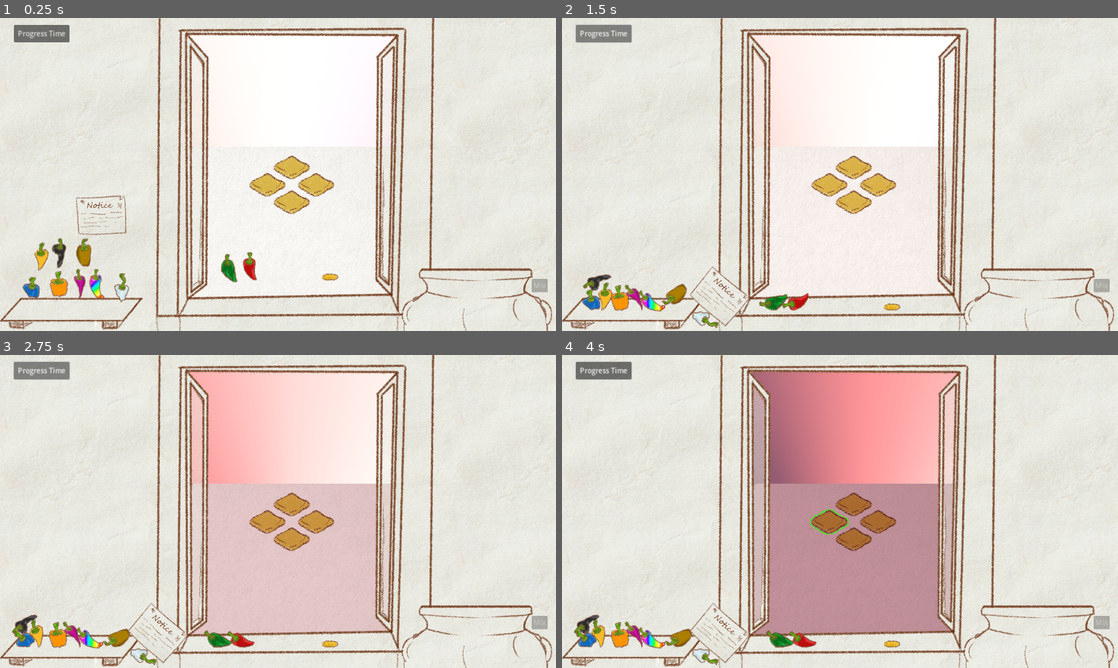
Above: before the commit, frames 1-4 (two rows, left to right).
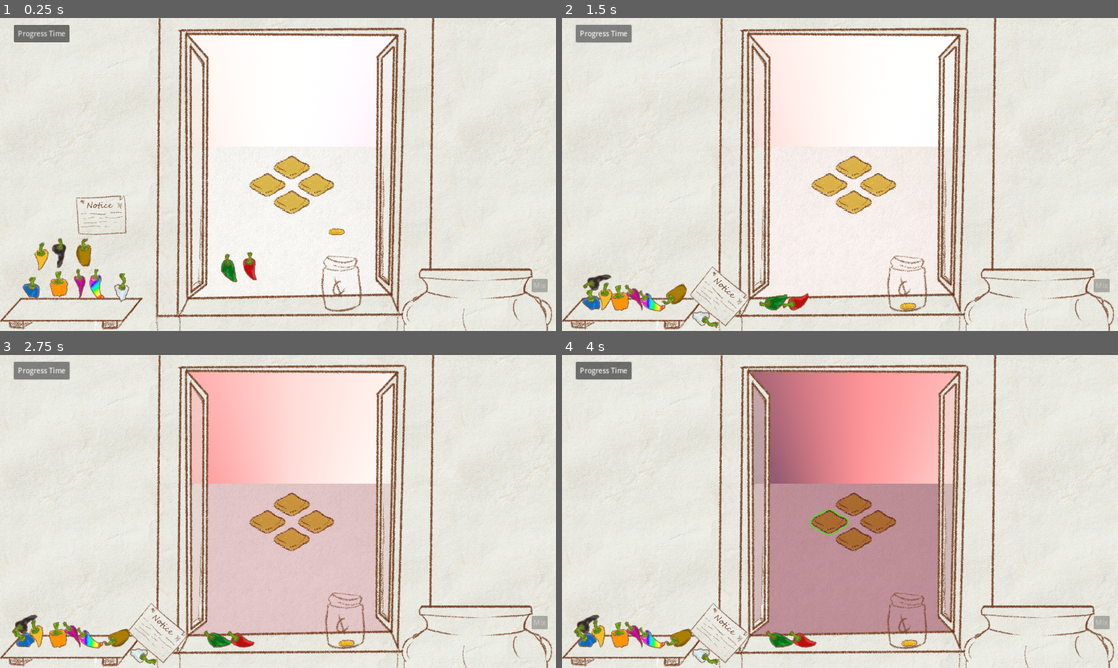
Above: after the commit, the same moments.

Repository: fresh4/GameJam2
Game: Godot game, scene res://Scenes/prototype_level.tscn
Two runs of this game, one before a commit and one after it. Both use one fixed random seed, a clock stepped at 60 frames per second and the inputs below.
Inputs (mouse positions are in pixels of both pictures, inside the frame that each line leads up to):
- Up to frame 1 (0.25 s): no input
- Up to frame 2 (1.5 s): click "Progress Time" at 0.5 s; click "Progress Time" at 1.25 s
- Up to frame 3 (2.75 s): click "Progress Time" at 2 s
- Up to frame 4 (4 s): move the mouse to (851, 505) at 2.77 s; press the mouse at (851, 505) at 2.78 s; tap Mouse wheel down (scroll_down, bound only after the commit) at 3.05, 3.6 s; move the mouse to (828, 520) at 3.52 s; release the mouse at (828, 520) at 3.53 s; tap Mouse wheel up (scroll_up, bound only after the commit) at 3.8 s

The runs differ from the first frame. In frame 1, 0.4% of the frame differs, in the area x 57-66%, y 67-94%; in frame 2, 0.4%; in frame 3, 0.4%, in the area x 36-66%, y 75-94%; in frame 4, 0.4%.
Error after the commit: Parse Error: Preload file "res://Assets/Art/Cursors/dragger.png" does not exist. (res://Scripts/draggable.gd:4)

Commit message:
Added a money jar, can rotate held objects, and some physics tweaks

Diff:
--- a/Prefabs/Peppers/pepper_black_prefab.tscn
+++ b/Prefabs/Peppers/pepper_black_prefab.tscn
@@ -10,9 +10,9 @@
 size = Vector2(23.25, 57)
 
 [node name="Pepper" type="RigidBody2D"]
-z_index = 1
 collision_layer = 2
 collision_mask = 3
+can_sleep = false
 continuous_cd = 1
 contact_monitor = true
 script = ExtResource("1_2ie8p")
--- a/Prefabs/Peppers/pepper_blue_prefab.tscn
+++ b/Prefabs/Peppers/pepper_blue_prefab.tscn
@@ -10,9 +10,9 @@
 size = Vector2(35.5, 32)
 
 [node name="Pepper" type="RigidBody2D"]
-z_index = 1
 collision_layer = 2
 collision_mask = 3
+can_sleep = false
 continuous_cd = 1
 contact_monitor = true
 script = ExtResource("1_1ln57")
--- a/Prefabs/Peppers/pepper_brown_prefab.tscn
+++ b/Prefabs/Peppers/pepper_brown_prefab.tscn
@@ -10,7 +10,6 @@
 size = Vector2(29, 50)
 
 [node name="Pepper" type="RigidBody2D"]
-z_index = 1
 collision_layer = 2
 collision_mask = 3
 continuous_cd = 1
--- a/Prefabs/Peppers/pepper_green_prefab.tscn
+++ b/Prefabs/Peppers/pepper_green_prefab.tscn
@@ -10,7 +10,6 @@
 size = Vector2(29, 50)
 
 [node name="Pepper" type="RigidBody2D"]
-z_index = 1
 collision_layer = 2
 collision_mask = 3
 continuous_cd = 1
--- a/Prefabs/Peppers/pepper_orange_prefab.tscn
+++ b/Prefabs/Peppers/pepper_orange_prefab.tscn
@@ -10,7 +10,6 @@
 size = Vector2(29, 50)
 
 [node name="Pepper" type="RigidBody2D"]
-z_index = 1
 collision_layer = 2
 collision_mask = 3
 continuous_cd = 1
--- a/Prefabs/Peppers/pepper_purple_prefab.tscn
+++ b/Prefabs/Peppers/pepper_purple_prefab.tscn
@@ -10,7 +10,6 @@
 size = Vector2(26.25, 56)
 
 [node name="Pepper" type="RigidBody2D"]
-z_index = 1
 collision_layer = 2
 collision_mask = 3
 continuous_cd = 1
--- a/Prefabs/Peppers/pepper_rainbow_prefab.tscn
+++ b/Prefabs/Peppers/pepper_rainbow_prefab.tscn
@@ -10,7 +10,6 @@
 size = Vector2(27, 51.5)
 
 [node name="Pepper" type="RigidBody2D"]
-z_index = 1
 collision_layer = 2
 collision_mask = 3
 continuous_cd = 1
--- a/Prefabs/Peppers/pepper_red_prefab.tscn
+++ b/Prefabs/Peppers/pepper_red_prefab.tscn
@@ -10,7 +10,6 @@
 size = Vector2(31.5, 51)
 
 [node name="Pepper" type="RigidBody2D"]
-z_index = 1
 collision_layer = 2
 collision_mask = 3
 continuous_cd = 1
--- a/Prefabs/Peppers/pepper_white_prefab.tscn
+++ b/Prefabs/Peppers/pepper_white_prefab.tscn
@@ -10,7 +10,6 @@
 size = Vector2(32, 43)
 
 [node name="Pepper" type="RigidBody2D"]
-z_index = 1
 collision_layer = 2
 collision_mask = 3
 continuous_cd = 1
--- a/Prefabs/Peppers/pepper_yellow_prefab.tscn
+++ b/Prefabs/Peppers/pepper_yellow_prefab.tscn
@@ -10,7 +10,6 @@
 size = Vector2(31, 49)
 
 [node name="Pepper" type="RigidBody2D"]
-z_index = 1
 collision_layer = 2
 collision_mask = 3
 continuous_cd = 1
--- a/Prefabs/coin_prefab.tscn
+++ b/Prefabs/coin_prefab.tscn
@@ -9,6 +9,8 @@
 
 [node name="CoinPrefab" type="RigidBody2D"]
 collision_mask = 3
+mass = 0.2
+can_sleep = false
 
 [node name="Sprite2D" type="Sprite2D" parent="."]
 texture = ExtResource("1_80120")
--- /dev/null
+++ b/Prefabs/jar.tscn
@@ -0,0 +1,33 @@
+[gd_scene load_steps=5 format=3 uid="uid://bpgk7sd08y3fy"]
+
+[ext_resource type="Texture2D" uid="uid://bxahnfb4hssm" path="res://Assets/Art/Misc/jar.png" id="1_lr8c7"]
+[ext_resource type="PackedScene" uid="uid://ddktg6351ag7b" path="res://Prefabs/draggable.tscn" id="2_jvjlc"]
+[ext_resource type="Texture2D" uid="uid://dl72pul036264" path="res://Assets/Art/Misc/jar_back.png" id="2_xkdf5"]
+
+[sub_resource type="RectangleShape2D" id="RectangleShape2D_s2ti7"]
+size = Vector2(73, 32.5)
+
+[node name="Jar" type="RigidBody2D"]
+z_index = 1
+position = Vector2(664, 606)
+collision_mask = 3
+mass = 3.0
+
+[node name="JarFront" type="Sprite2D" parent="."]
+z_index = 1
+z_as_relative = false
+texture = ExtResource("1_lr8c7")
+
+[node name="JarBack" type="Sprite2D" parent="."]
+z_as_relative = false
+texture = ExtResource("2_xkdf5")
+
+[node name="CollisionPolygon2D" type="CollisionPolygon2D" parent="."]
+polygon = PackedVector2Array(-48, -32, -49, 10, -41, 53, -39, 60, -31, 64, 25, 60, 35, 57, 42, 46, 43, 21, 39, -6, 35, -21, 36, -33, 28, -41, 31, -54, 25, -58, 28, -50, 26, -40, 31, -33, 30, -22, 34, -9, 38, 20, 37, 44, 34, 50, 16, 58, -8, 61, -25, 60, -34, 57, -40, 47, -46, 10, -44, -31, -37, -36, -45, -48, -37, -58, -49, -49, -42, -37)
+
+[node name="DetectionArea" parent="." instance=ExtResource("2_jvjlc")]
+
+[node name="CollisionShape2D" type="CollisionShape2D" parent="DetectionArea"]
+visible = false
+position = Vector2(-7, -48)
+shape = SubResource("RectangleShape2D_s2ti7")
--- /dev/null
+++ b/Prefabs/market.tscn
@@ -0,0 +1,3 @@
+[gd_scene format=3 uid="uid://c3k4s7e0as7yh"]
+
+[node name="Market" type="Node2D"]
--- a/Scenes/prototype_level.tscn
+++ b/Scenes/prototype_level.tscn
@@ -22,6 +22,7 @@
 [ext_resource type="PackedScene" uid="uid://cshxev1010rce" path="res://Prefabs/Peppers/pepper_black_prefab.tscn" id="20_ukipr"]
 [ext_resource type="PackedScene" uid="uid://cwetu0gpjql45" path="res://Prefabs/Peppers/pepper_brown_prefab.tscn" id="21_egy4y"]
 [ext_resource type="PackedScene" uid="uid://b8evs7c0sfjyp" path="res://Prefabs/coin_prefab.tscn" id="22_030br"]
+[ext_resource type="PackedScene" uid="uid://bpgk7sd08y3fy" path="res://Prefabs/jar.tscn" id="23_lq5y0"]
 
 [sub_resource type="CompressedTexture2D" id="CompressedTexture2D_4iy5j"]
 
@@ -171,11 +172,13 @@
 
 [node name="DaynightGradient" type="Sprite2D" parent="."]
 unique_name_in_owner = true
+z_index = -2
 position = Vector2(640, 688)
 scale = Vector2(1.5, 1.5)
 texture = ExtResource("3_pouth")
 
 [node name="Outside" type="Node2D" parent="."]
+z_index = -1
 
 [node name="PaperTexture" type="Sprite2D" parent="Outside"]
 position = Vector2(656, 672)
@@ -206,6 +209,12 @@
 [node name="Foreground" type="Sprite2D" parent="Inside"]
 position = Vector2(640, 360)
 texture = ExtResource("1_hh70o")
+
+[node name="Jar" parent="Inside" instance=ExtResource("23_lq5y0")]
+position = Vector2(781, 607)
+
+[node name="CoinPrefab" parent="Inside" instance=ExtResource("22_030br")]
+position = Vector2(775, 464)
 
 [node name="Button" type="Button" parent="Inside"]
 offset_left = 32.0
@@ -214,14 +223,7 @@
 offset_bottom = 56.0
 text = "Progress Time"
 
-[node name="Pepper" parent="Inside" instance=ExtResource("16_aeofj")]
-position = Vector2(527, 548)
-
-[node name="RigidBody2D" parent="Inside" instance=ExtResource("1_iiofd")]
-position = Vector2(576, 544)
-
 [node name="Bounds" type="StaticBody2D" parent="Inside"]
-visible = false
 position = Vector2(640, 696)
 
 [node name="TopCollider" type="CollisionShape2D" parent="Inside/Bounds"]
@@ -321,6 +323,12 @@
 position = Vector2(1, 2)
 shape = SubResource("RectangleShape2D_yca1l")
 
+[node name="Pepper" parent="Inside" instance=ExtResource("16_aeofj")]
+position = Vector2(527, 548)
+
+[node name="RigidBody2D" parent="Inside" instance=ExtResource("1_iiofd")]
+position = Vector2(576, 544)
+
 [node name="PepperSpawnPoint" type="Node2D" parent="Inside"]
 position = Vector2(665, 496)
 
@@ -347,9 +355,6 @@
 
 [node name="Pepper9" parent="Inside" instance=ExtResource("21_egy4y")]
 position = Vector2(192, 512)
-
-[node name="CoinPrefab" parent="." instance=ExtResource("22_030br")]
-position = Vector2(760, 568)
 
 [connection signal="pressed" from="Inside/Button" to="." method="_on_button_pressed"]
 [connection signal="body_entered" from="Inside/Cauldron/IngredientDetectionArea" to="Inside/Cauldron" method="_on_ingredient_detection_area_body_entered"]
--- a/Scripts/Globals/globals.gd
+++ b/Scripts/Globals/globals.gd
@@ -1,22 +1,25 @@
 extends Node
 
-var PEPPERS: Array[PepperTemplate] = [
-	preload("res://Resources/Peppers/black_pepper.tres"),
-	preload("res://Resources/Peppers/blue_pepper.tres"),
-	preload("res://Resources/Peppers/brown_pepper.tres"),
-	preload("res://Resources/Peppers/green_pepper.tres"),
-	preload("res://Resources/Peppers/orange_pepper.tres"),
-	preload("res://Resources/Peppers/purple_pepper.tres"),
-	preload("res://Resources/Peppers/rainbow_pepper.tres"),
-	preload("res://Resources/Peppers/red_pepper.tres"),
-	preload("res://Resources/Peppers/white_pepper.tres"),
-	preload("res://Resources/Peppers/yellow_pepper.tres"),
-]
+var PEPPERS: Array[PepperTemplate]
+var SAUCE_RECIPES: Array[SauceTemplate]
 
-var SAUCE_RECIPES = [
+var discovered_peppers: Array[PepperTemplate] = []
+var discovered_sauces: Array[SauceTemplate] = []
 
-]
-
+var game_manager: GameManager
 var outside: Node2D
 var inside: Node2D
 var pepper_spawn_point: Vector2
+
+func _ready() -> void:
+	load_peppers()
+
+func load_peppers() -> void:
+	var peppers_path = "res://Resources/Peppers/"
+	var dir = DirAccess.open(peppers_path)
+	dir.list_dir_begin()
+	while true:
+		var filename = dir.get_next()
+		if filename == "": break
+		var full_path_to_resource: String = peppers_path.path_join(filename)
+		PEPPERS.append(load(full_path_to_resource))
--- a/Scripts/cauldron.gd
+++ b/Scripts/cauldron.gd
@@ -28,7 +28,7 @@
 
 	# If the item is invalid or cauldron is full, YEET the item
 	if not body is Pepper or (len(ingredients) >= 3 or not body.properties.is_pepper):
-		body.apply_central_impulse(Vector2(-YEET_STRENGTH, -YEET_STRENGTH))
+		body.apply_central_impulse(Vector2(-YEET_STRENGTH * body.mass, -YEET_STRENGTH * body.mass))
 		return
 	if len(ingredients) >= 2: mix_button.disabled = false
 	# Add to the current ingredients to track what's in the cauldron
--- a/Scripts/draggable.gd
+++ b/Scripts/draggable.gd
@@ -1,5 +1,9 @@
 extends Area2D
 class_name DraggableObject
+
+const DRAGGER = preload("res://Assets/Art/Cursors/dragger.png")
+const POINTER = preload("res://Assets/Art/Cursors/pointer.png")
+const GRABBER = preload("res://Assets/Art/Cursors/grabber.png")
 
 var parent: RigidBody2D
 var hovered: bool = false
@@ -9,6 +13,9 @@
 	self.mouse_entered.connect(_on_mouse_entered)
 	self.mouse_exited.connect(_on_mouse_exited)
 	parent = get_parent() as RigidBody2D
+	parent.can_sleep = false
+	parent.continuous_cd = RigidBody2D.CCD_MODE_CAST_RAY
+	parent.contact_monitor = true
 
 func _physics_process(_delta: float) -> void:
 	if dragging:
@@ -25,6 +32,13 @@
 		dragging = true
 	elif Input.is_action_just_released("click"):
 		dragging = false
+	if Input.is_action_pressed("scroll_up") and dragging:
+		rotate_object(3500)
+	elif Input.is_action_pressed("scroll_down") and dragging:
+		rotate_object(-3500)
+
+func rotate_object(force: float) -> void:
+	parent.apply_torque(force * parent.mass)
 
 func _on_mouse_entered() -> void:
 	hovered = true
--- a/Scripts/game_manager.gd
+++ b/Scripts/game_manager.gd
@@ -1,4 +1,5 @@
 extends Node
+class_name GameManager
 
 const MAX_ROUNDS = 5
 
@@ -9,6 +10,7 @@
 @onready var inside: Node2D = $Inside
 @onready var daynight_gradient: Sprite2D = %DaynightGradient
 
+var wage: int = 1 ## How much gold to pay per day
 var current_round: int = 0 ## The time of day, ranges from 0-5
 var day: int = 0 ## The current day
 var plots: Array[Plot] ## Array of plots on the field
@@ -16,6 +18,7 @@
 var progress_delay: int = 3 ## Time in seconds to run the time change animation
 
 func _ready() -> void:
+	Globals.game_manager = self
 	Globals.outside = outside
 	Globals.inside = inside
 	Globals.pepper_spawn_point = pepper_spawn_point.position
--- a/project.godot
+++ b/project.godot
@@ -43,6 +43,16 @@
 "events": [Object(InputEventMouseButton,"resource_local_to_scene":false,"resource_name":"","device":-1,"window_id":0,"a …(253 unchanged characters)…
 ]
 }
+scroll_up={
+"deadzone": 0.5,
+"events": [Object(InputEventMouseButton,"resource_local_to_scene":false,"resource_name":"","device":-1,"window_id":0,"alt_pressed":false,"shift_pressed":false,"ctrl_pressed":false,"meta_pressed":false,"button_mask":8,"position":Vector2(262, 19),"global_position":Vector2(266, 60),"factor":1.0,"button_index":4,"canceled":false,"pressed":true,"double_click":false,"script":null)
+]
+}
+scroll_down={
+"deadzone": 0.5,
+"events": [Object(InputEventMouseButton,"resource_local_to_scene":false,"resource_name":"","device":-1,"window_id":0,"alt_pressed":false,"shift_pressed":false,"ctrl_pressed":false,"meta_pressed":false,"button_mask":16,"position":Vector2(376, 16),"global_position":Vector2(380, 57),"factor":1.0,"button_index":5,"canceled":false,"pressed":true,"double_click":false,"script":null)
+]
+}
 
 [layer_names]
 
Binary file changed: Assets/Art/Furniture/shelf.png
Binary file added: Assets/Art/Misc/jar.png
Not shown, added: Assets/Art/Misc/jar.png.import
Binary file added: Assets/Art/Misc/jar_back.png
Not shown, added: Assets/Art/Misc/jar_back.png.import
Not shown: 1 places in Scenes/prototype_level.tscn that only renumber resources
